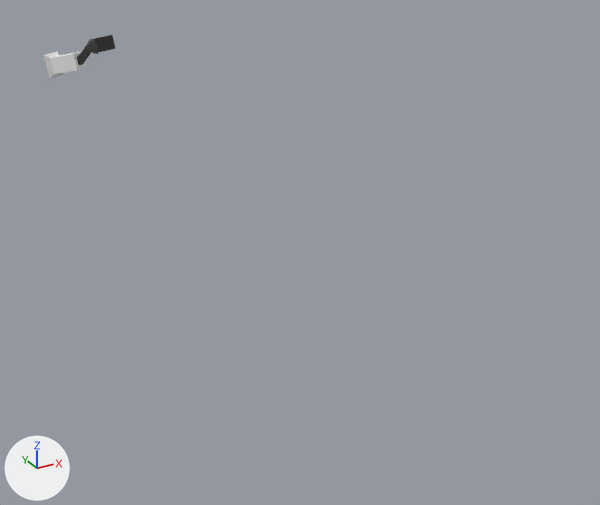
Renders of the FBX model Game/Assets/Models/camera_exported.fbx from each side of a commit.
Both versions are drawn from a camera (50 mm lens) standing at (-0.189, -0.183, 0.154) and looking at (-0.089, 0.0, 0.063). The axes (+X, +Y, +Z) are drawn at lower left. The lights are the same throughout.

The first picture shows 'Camera'.
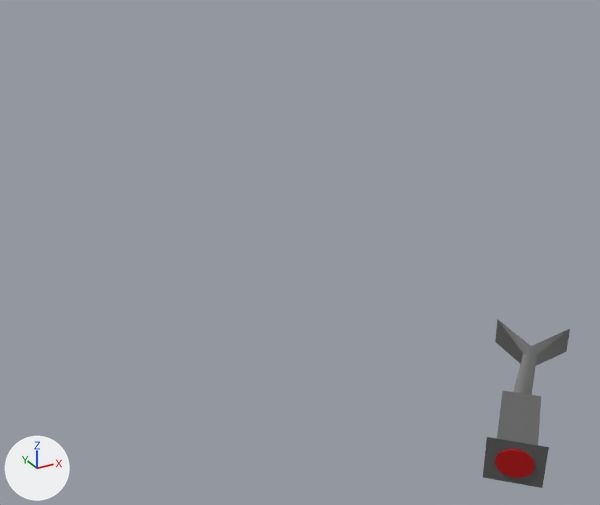
What differs and where, as boxes [x1, y1, x2, y2] in the pictures (600 x 505 px; the box of a moved part takes in the faces that stretch with it):
'Camera', reshaped, moved, turned, rescaled
    before: [43, 35, 116, 79]
    after: [483, 320, 570, 488]
part 1 of me_mesh, moved or reshaped
    before: [43, 35, 116, 79]
    after: [483, 320, 570, 488]
part 2 of me_mesh, added (red)
    after: [495, 449, 535, 478]

Patch to the scene script:
```diff
--- a/Game/Assets/Models/camera_exported.fbx.py
+++ b/Game/Assets/Models/camera_exported.fbx.py
@@ mat_lambert9 @@
+mat_lambert9 = principled_material('lambert9')
+mat_lambert9.base_color = (0.122, 0.122, 0.122)  # dark grey #626262
@@ mat_lambert1 @@
+mat_lambert1 = principled_material('lambert1')
+mat_lambert1.base_color = (0.5, 0.0, 0.0)  # red #bc0000
@@ me_mesh @@
 me_mesh.from_pydata(...)  # 90 vertices, 81 faces; spans x -0.73..1.88, y -0.54..1.09, z -1.78..0.73
 # used by ob_camera; parent = ob_the_level; location = (-11.36, 9.185, -14.29); rotation_euler = (0.0, -1.617, 0.0), in degrees (0, -93, 0)
-me_mesh.materials.append(mat_lambert11)  # picture img_camera_uv3_png
+# me_mesh part 1: the loose piece of 49 vertices spanning x -0.73..1.88, y -0.54..1.09, z -1.78..0.73 is multiplied about its middle by the matrix ((-1.153, 0.0, -1.153), (-0.217, 1.601, 0.217), (1.132, 0.307, -1.132)), then moved by (-0.62, -0.81, -0.57), in mat_lambert9 (dark grey #626262)
+# me_mesh part 2: a new loose piece, a 20-sided cylinder along z spanning x -0.47..0.5, y -1.22..-0.25, z -3.3..-3.2, in mat_lambert1 (red #bc0000)
+me_mesh.materials.append(mat_lambert9)  # dark grey #626262
+me_mesh.materials.append(mat_lambert1)  # red #bc0000
@@ ob_camera @@
 ob_camera = bpy.data.objects.new('Camera', me_mesh)
-ob_camera.parent = ob_the_level
-ob_camera.location = (-11.36, 9.185, -14.29)
-ob_camera.rotation_euler = (0.0, -1.617, 0.0)  # degrees (0, -93, 0)
+ob_camera.location = (-0.0972, -0.0942, 0.081)
+ob_camera.rotation_euler = (1.381, 0.0, 2.356)  # degrees (79, 0, 135)
+ob_camera.scale = (0.00612, 0.00612, 0.00612)
```
